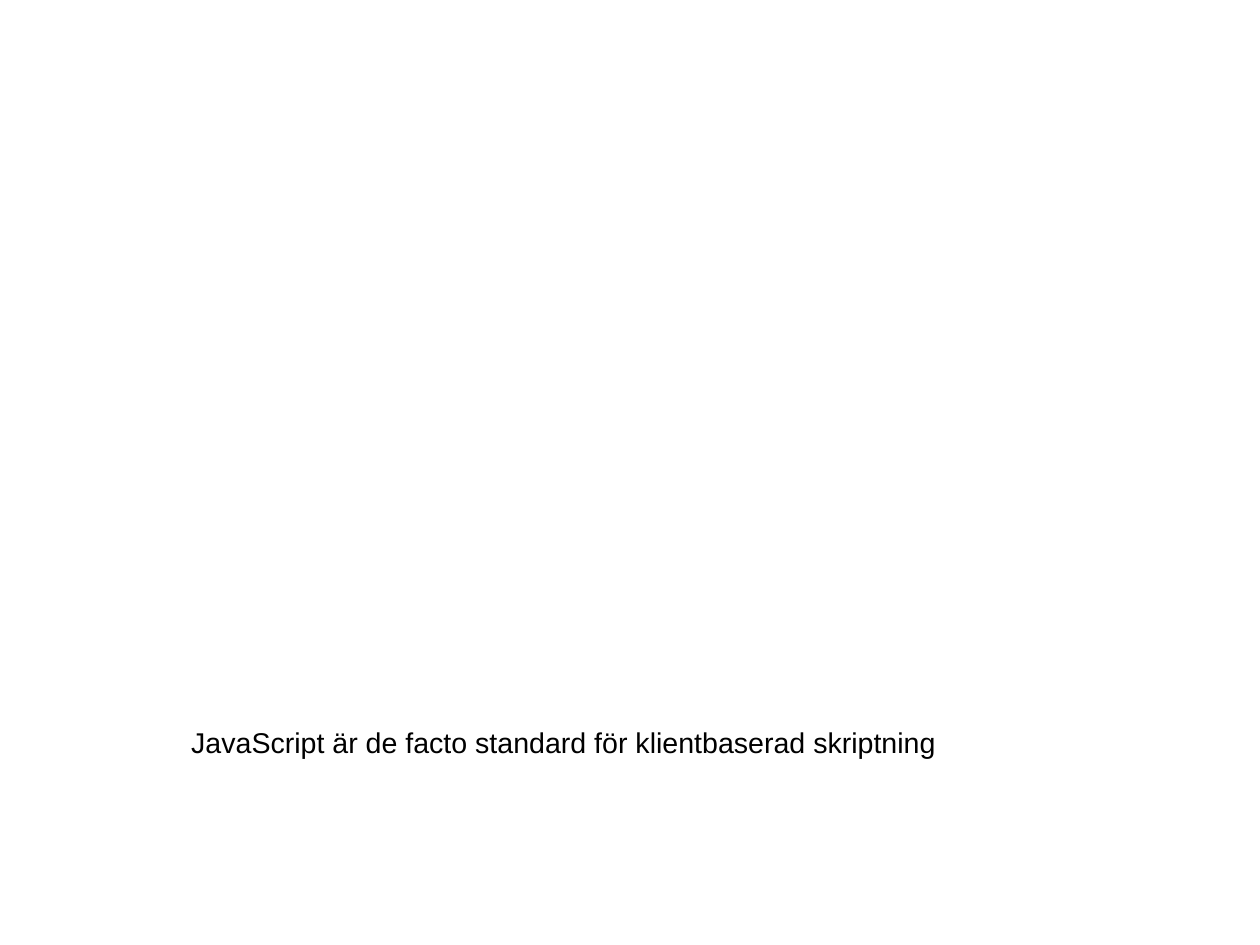
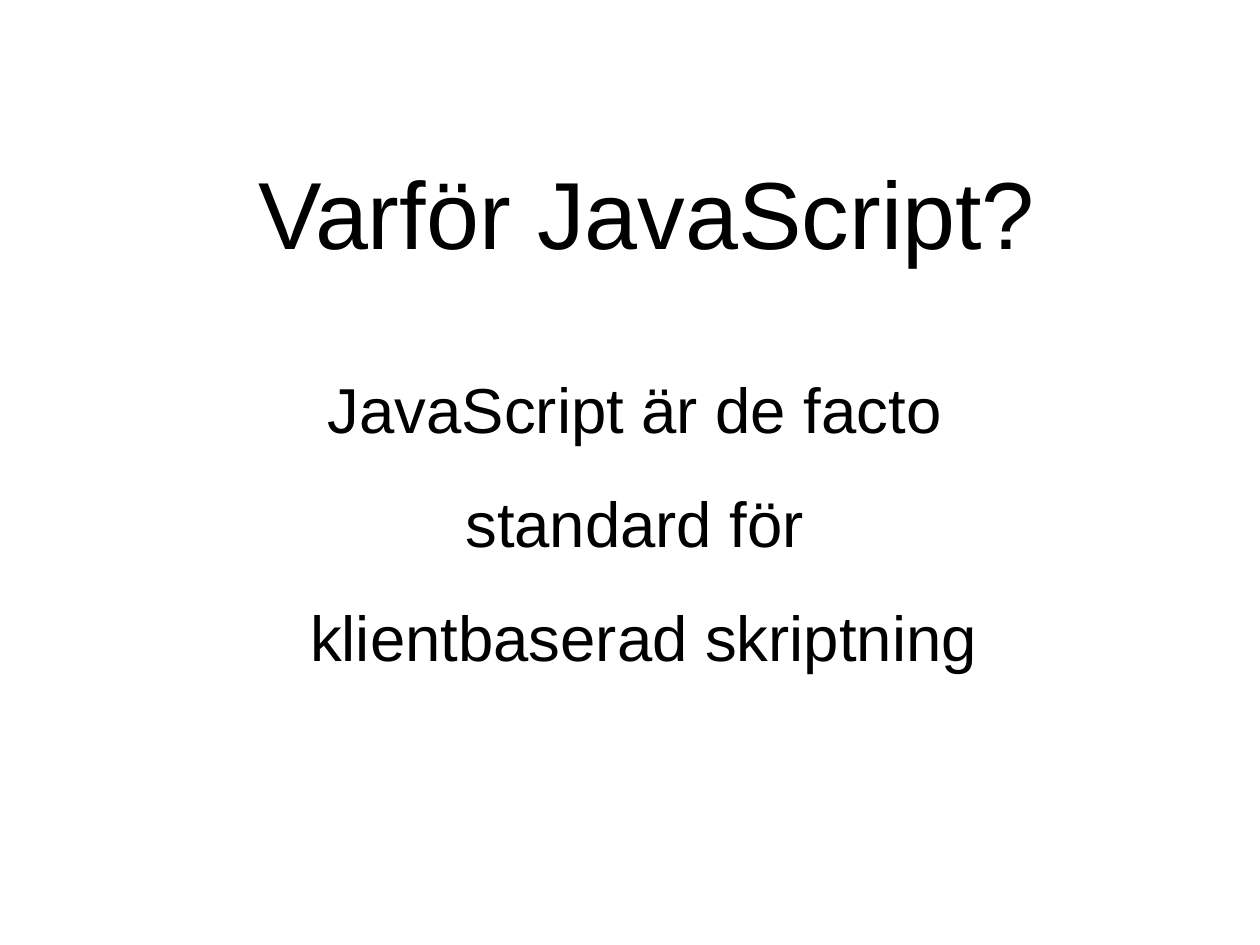
Before and after one commit to evilcandybag/JSHC, a slide deck: slide 6 of report/presentation.ppt. Drawn at 1260x945 pixels with LibreOffice and Linux fonts; fonts in the diff are those of the drawing. Boxes give left, top, right and bottom in pixels: in the first picture for what was removed or moved away, otherwise in the second. Text is boxed around its words. In the diff, an @@ line names an element or a change of style, - is before the commit and + after.

Commit message:
presentation

```diff
--- a/report/presentation.ppt
+++ b/report/presentation.ppt
@@ text added at (x1=259, y1=180, x2=1034, y2=266), 60 pt, text #000000 @@
+Varför JavaScript?
@@ text at (x1=310, y1=387, x2=977, y2=673): text changed; size 18 to 40 pt @@
-JavaScript är de facto standard för klientbaserad skriptning
+JavaScript är de facto
+standard för
+klientbaserad skriptning
```
Also in this commit, not shown: 4 other slides changed, 17 slides added, 2 slides removed, 4 other files.
